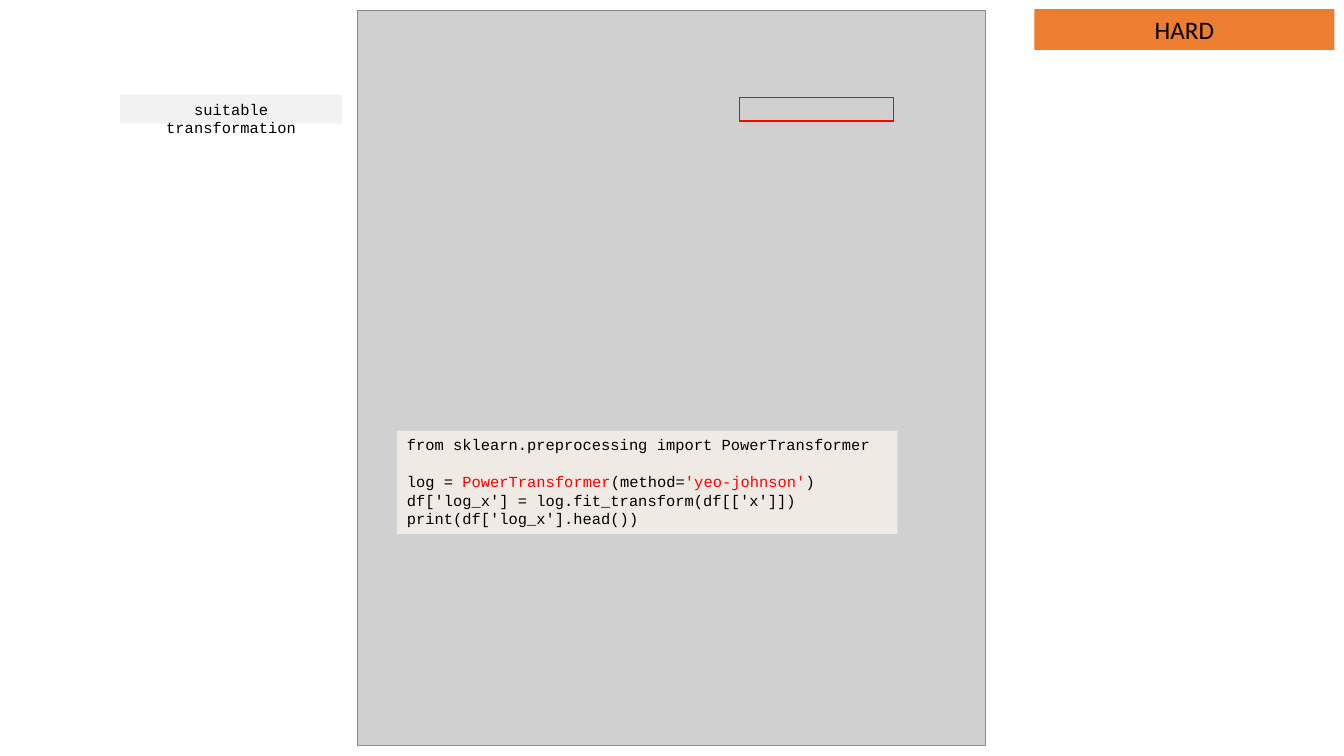
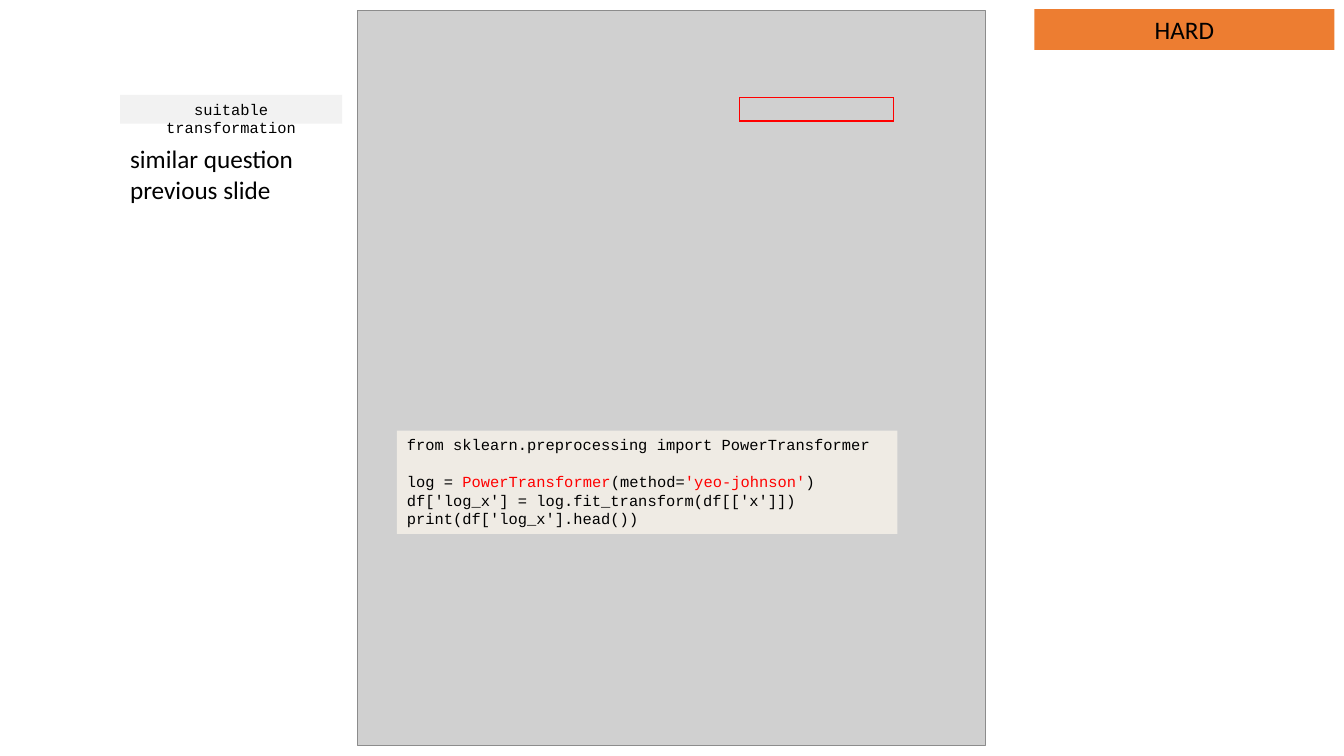
Before and after one commit to JNYH/DataCamp_Assessment, a slide deck: slide 18 of Model_Development.pptx (slide 17 before the commit). Drawn at 1344x756 pixels with LibreOffice and Linux fonts; fonts in the diff are those of the drawing; grey boxes stand for pictures. Boxes give left, top, right and bottom in pixels: in the first picture for what was removed or moved away, otherwise in the second. Text is boxed around its words. In the diff, an @@ line names an element or a change of style, - is before the commit and + after.

Commit message:
DataCamp assessment questions

```diff
--- a/Model_Development.pptx
+++ b/Model_Development.pptx
@@ text added at [130,150,293,203], 18 pt, text #000000 @@
+similar question
+previous slide
```
Also in this commit, not shown: 6 other slides changed, 4 slides added, 1 other file.
